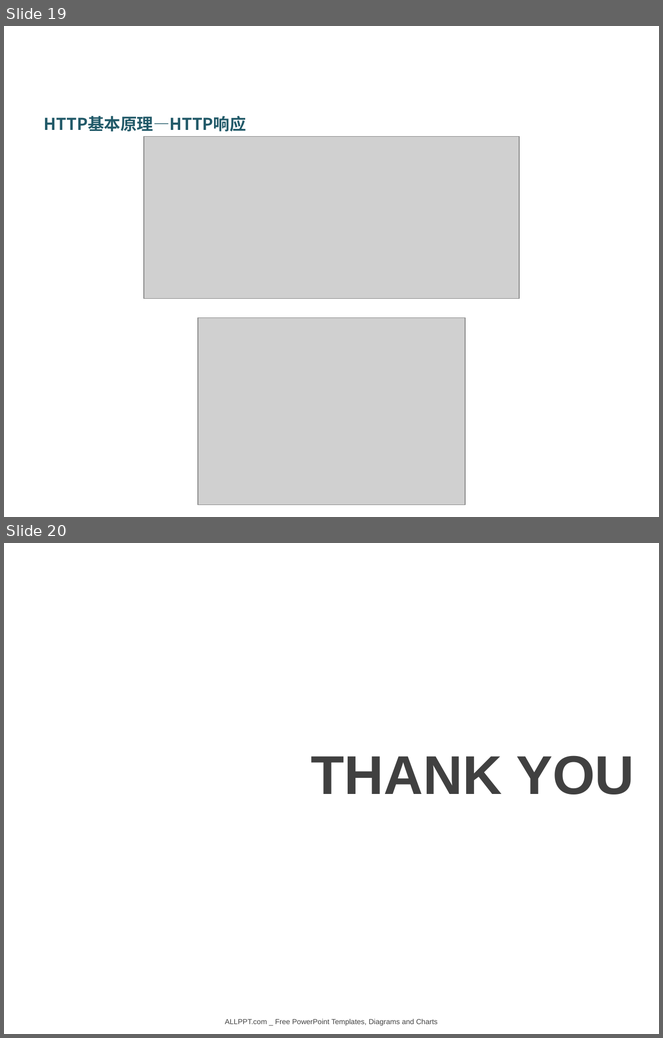
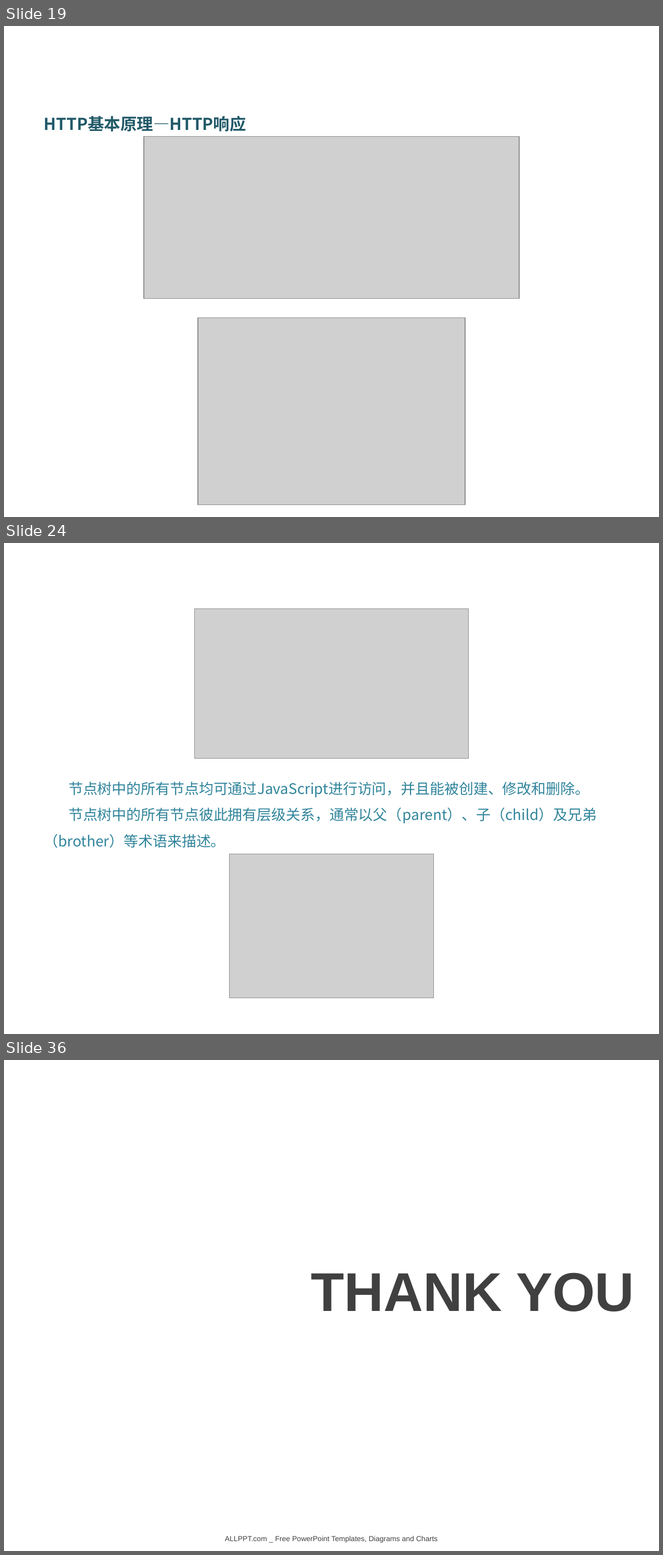
Before and after one commit to DataScienceCoding/Python-Web-Crawler, a slide deck: Python-Web-Crawler.pptx. Shown one above the other, each under a label of ours: slides 19 and 20 before the commit, slides 19, 24 and 36 after it; the slides between them are not shown. The pictures are 663x1038 and 663x1555 pixels, drawn with LibreOffice and Linux fonts; fonts in the diff are those of the drawing; grey boxes stand for pictures; background and template pictures are left out. Boxes give left, top, right and bottom in pixels: in the first picture for what was removed or moved away, otherwise in the second. Text is boxed around its words. In the diff, an @@ line names an element or a change of style, - is before the commit and + after.

```diff
--- a/Python-Web-Crawler.pptx
+++ b/Python-Web-Crawler.pptx
@@ slide 24 added at (4,543,659,1034), background picture (left out) @@
@@ picture added at (195,609,468,759) @@
@@ text added at (44,782,597,848), 16 pt, text #31859C @@
+节点树中的所有节点均可通过JavaScript进行访问，并且能被创建、修改和删除。
+节点树中的所有节点彼此拥有层级关系，通常以父（parent）、子（child）及兄弟（brother）等术语来描述。
@@ picture added at (229,854,434,999) @@
@@ what was slide 20 is now slide 36 @@
```
Also in this commit, not shown: 1 slide changed, 15 other slides added, 9 other files.
